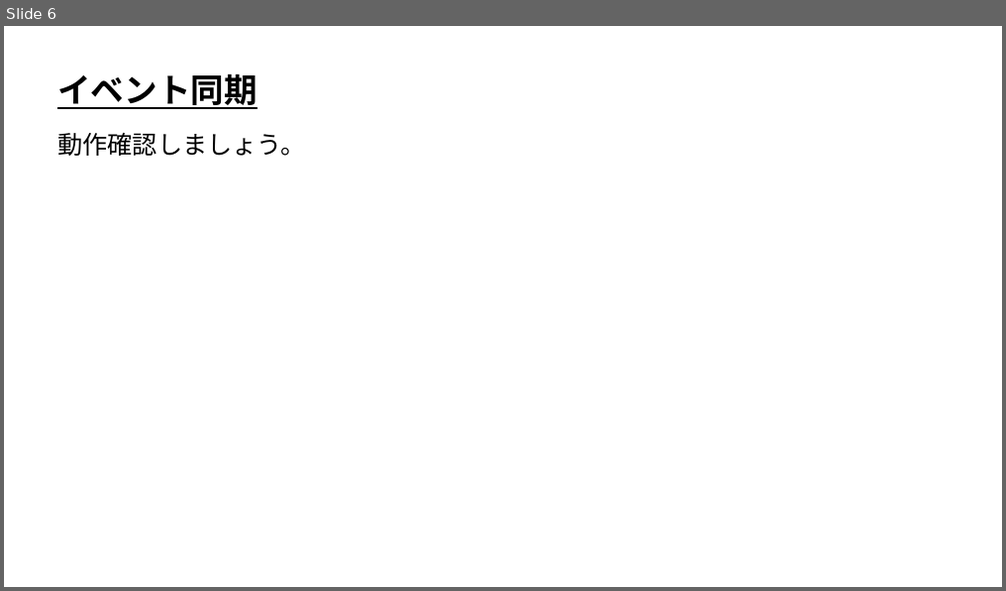
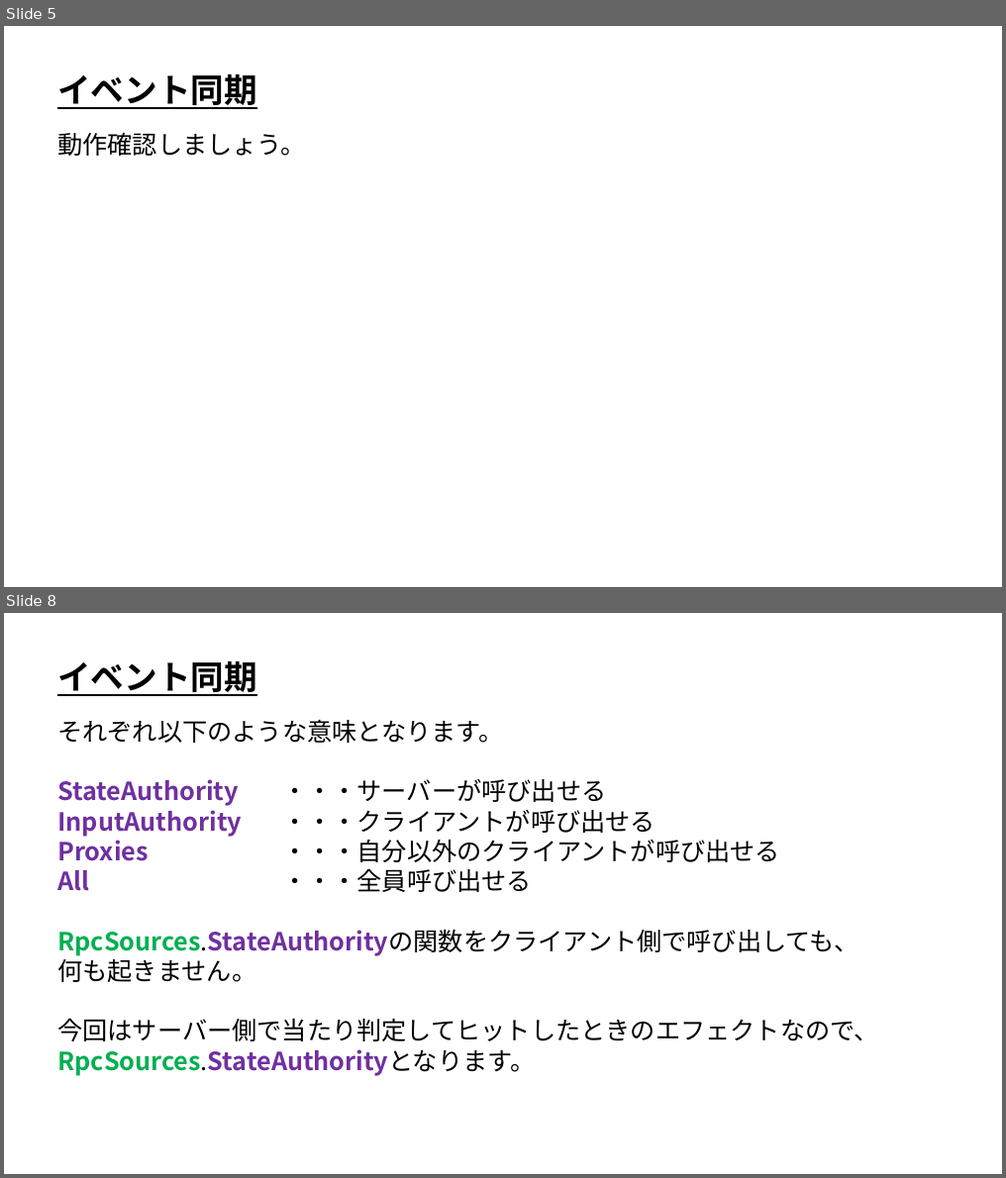
Before and after one commit to ArakiYusuke-Ohara/Textbook, a slide deck: ゲーム科3年/00_前期/オンラインゲームプログラミングⅡ/07_イベント同期.pptx. Shown one above the other, each under a label of ours: slide 6 before the commit, slides 5 and 8 after it; the slides between them are not shown. The pictures are 1006x591 and 1006x1178 pixels, drawn with LibreOffice and Linux fonts; fonts in the diff are those of the drawing. Boxes give left, top, right and bottom in pixels: in the first picture for what was removed or moved away, otherwise in the second. Text is boxed around its words. In the diff, an @@ line names an element or a change of style, - is before the commit and + after.

```diff
--- a/ゲーム科3年/00_前期/オンラインゲームプログラミングⅡ/07_イベント同期.pptx
+++ b/ゲーム科3年/00_前期/オンラインゲームプログラミングⅡ/07_イベント同期.pptx
@@ slide 8 added at bbox=[4, 613, 1002, 1174], background #FFFFFF @@
@@ text added at bbox=[57, 662, 257, 696], 32 pt, text #000000, bold, underline @@
+イベント同期
@@ text added at bbox=[57, 719, 879, 1076], 24 pt, text #000000 @@
+それぞれ以下のような意味となります。
+StateAuthority ・・・サーバーが呼び出せる
+InputAuthority ・・・クライアントが呼び出せる
+Proxies ・・・自分以外のクライアントが呼び出せる
+All ・・・全員呼び出せる
+RpcSources.StateAuthorityの関数をクライアント側で呼び出しても、
+何も起きません。
+今回はサーバー側で当たり判定してヒットしたときのエフェクトなので、
+RpcSources.StateAuthorityとなります。
@@ what was slide 6 is now slide 5 @@
```
Also in this commit, not shown: 1 slide changed, 4 other slides added, 1 slide removed.
